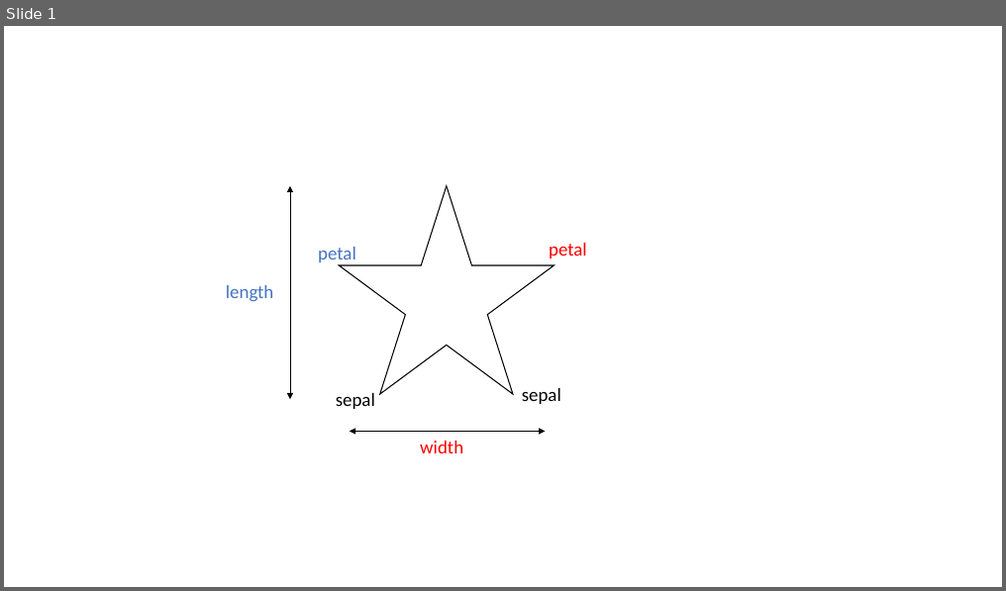
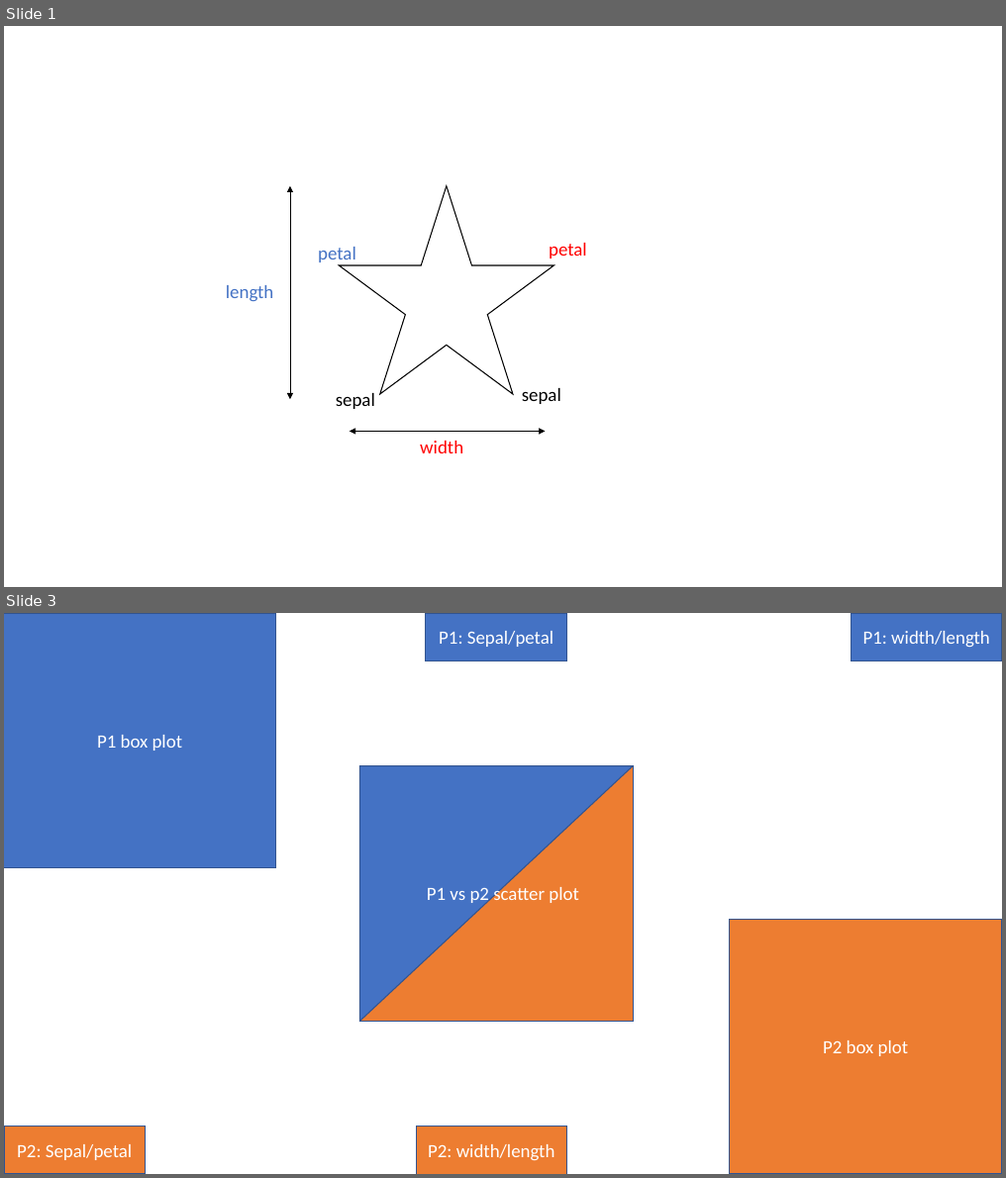
Before and after one commit to kingos82/py-project, a slide deck: layouts/iris_layout.pptx. Shown one above the other, each under a label of ours: slide 1 before the commit, slides 1 and 3 after it; the slides between them are not shown. The pictures are 1006x591 and 1006x1178 pixels, drawn with LibreOffice and Linux fonts; fonts in the diff are those of the drawing. Boxes give left, top, right and bottom in pixels: in the first picture for what was removed or moved away, otherwise in the second. Text is boxed around its words. In the diff, an @@ line names an element or a change of style, - is before the commit and + after.

```diff
--- a/layouts/iris_layout.pptx
+++ b/layouts/iris_layout.pptx
@@ slide 3 added at (4, 613, 1002, 1174), background #FFFFFF @@
@@ rectangle added at (4, 613, 276, 868), fill #4472C4, outline #325491 1 pt, 18 pt, text #FFFFFF @@
+P1 box plot
@@ rectangle added at (426, 613, 567, 661), fill #4472C4, outline #325491 1 pt, 18 pt, text #FFFFFF @@
+P1: Sepal/petal
@@ rectangle added at (851, 613, 1002, 661), fill #4472C4, outline #325491 1 pt, 18 pt, text #FFFFFF @@
+P1: width/length
@@ rectangle added at (359, 766, 633, 1022), fill #ED7D31, outline #325491 1 pt @@
@@ right triangle added at (359, 766, 633, 1022), fill #4472C4, outline #325491 1 pt @@
@@ text added at (427, 885, 579, 906), 18 pt, text #FFFFFF @@
+P1 vs p2 scatter plot
@@ rectangle added at (730, 919, 1002, 1174), fill #ED7D31, outline #325491 1 pt, 18 pt, text #FFFFFF @@
+P2 box plot
@@ rectangle added at (4, 1127, 146, 1174), fill #ED7D31, outline #325491 1 pt, 18 pt, text #FFFFFF @@
+P2: Sepal/petal
@@ rectangle added at (417, 1127, 567, 1174), fill #ED7D31, outline #325491 1 pt, 18 pt, text #FFFFFF @@
+P2: width/length
```
Also in this commit, not shown: 1 other slide added.
